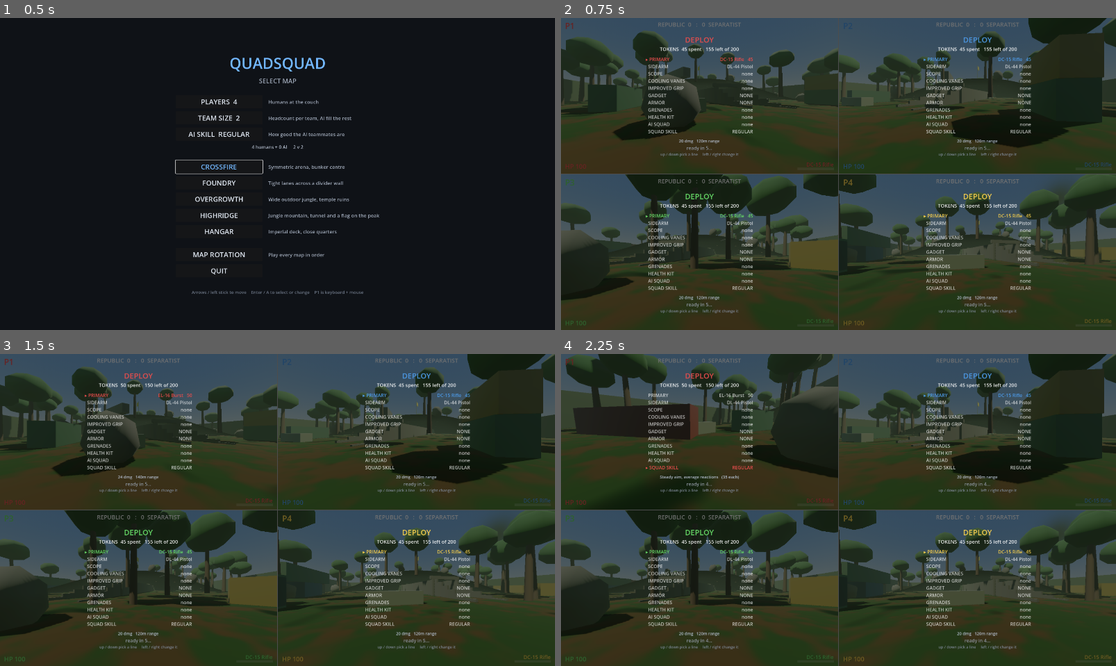
Above: before the commit, frames 1-4 (two rows, left to right).
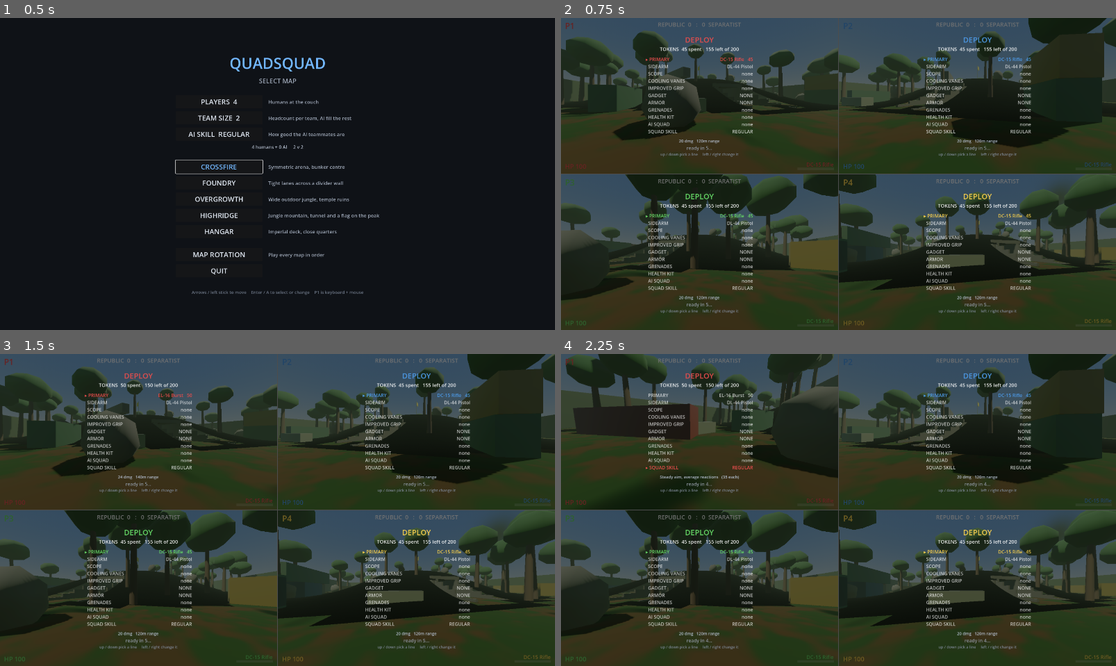
Above: after the commit, the same moments.

Repository: jstucor/quadsquad
Game: Godot game, scene res://scenes/menu.tscn
Two runs of this game, one before a commit and one after it. Both use one fixed random seed, a clock stepped at 60 frames per second and the inputs below.
Inputs (mouse positions are in pixels of both pictures, inside the frame that each line leads up to):
- Up to frame 1 (0.5 s): no input
- Up to frame 2 (0.75 s): click "HIGHRIDGE" at 0.5 s
- Up to frame 3 (1.5 s): tap Enter at 1.25 s; move the mouse to (399, 494) at 1.27 s; hold D (kb_right) from 1.28 s (still down); hold Right mouse button (kb_ads) from 1.28 s (still down); click (399, 494) at 1.42 s
- Up to frame 4 (2.25 s): tap Space (kb_jump) at 1.52, 2 s; move the mouse to (810, 510) at 2.02 s; release D (kb_right) at 2.03 s; release Right mouse button (kb_ads) at 2.03 s; hold W (kb_forward) from 2.03 s (still down); tap Ctrl (kb_crouch) at 2.1 s

Frame 1 is identical in both runs. In frame 2, 5.2% of the frame differs, in the area x 0-100%, y 20-88%; in frame 3, 5.2%; in frame 4, 4.7%.

Commit message:
Stop the mountain vanishing when you're under it
A heightfield is a one-sided skin over a hollow interior, so any camera that
gets beneath it — inside the tunnel, or in the approach cutting — had the whole
mountain culled away. Standing in the tunnel and looking up showed sky with a
boulder that sits on the hill floating in mid-air.

Two fixes rather than more geometry:
- terrain_ground.gdshader is now cull_disabled, with a FRONT_FACING branch that
  paints the underside as cave rock and flips the normal so it doesn't light as
  though it still faced the sky. (Godot forbids an early return in fragment, so
  that branch is a branchless select.)
- The tunnel gets a real slab ceiling over its covered stretch instead of using
  the mountain's underside as a roof, which also stops you staring up into the
  hollow from inside the passage.

Co-Authored-By: Claude Opus 4.8 <noreply@anthropic.com>

Diff:
--- a/godot/scripts/map_highridge.gd
+++ b/godot/scripts/map_highridge.gd
@@ -203,7 +203,22 @@
 				continue
 			var wall_h: float = minf(h, TUNNEL_CEILING)
 			_wall(Vector3(x, wall_h * 0.5, wall_z), Vector3(CELL, wall_h, 0.3), mat)
+	_build_tunnel_ceiling(mat)
 	_build_portals(mat)
+
+
+## A slab roof over the covered stretch of the corridor. Without it the tunnel's
+## ceiling is the mountain's own underside, metres above and lit from the wrong
+## side — you end up staring into the hollow hill rather than at rock.
+func _build_tunnel_ceiling(mat: Material) -> void:
+	var half := half_extents()
+	var steps := int(size / CELL)
+	for i in steps:
+		var x := -half.x + i * CELL + CELL * 0.5
+		if height_at(x, TUNNEL_Z) < TUNNEL_CEILING:
+			continue  # still open to the sky here: this is the approach cutting
+		_wall(Vector3(x, TUNNEL_CEILING + 0.15, TUNNEL_Z),
+			Vector3(CELL, 0.3, TUNNEL_HALF_WIDTH * 2.0 + 0.6), mat)
 
 
 ## A frame at each mouth, so the opening reads as an engineered tunnel rather
--- a/godot/shaders/terrain_ground.gdshader
+++ b/godot/shaders/terrain_ground.gdshader
@@ -6,11 +6,18 @@
 // exact analytic gradient at every vertex. `slope_mix` turns it off for the
 // flat base plane, which has no vertex colours of its own.
 shader_type spatial;
+// Double-sided on purpose. The terrain is a one-sided skin over a hollow hill,
+// so anywhere the camera ends up UNDER it — the tunnel, the cutting, the
+// hollow itself — the whole mountain is culled away and you see sky with the
+// boulders that sit on it floating in mid-air. Rendering both faces costs one
+// mesh's worth of extra fragments and needs no extra geometry.
+render_mode cull_disabled;
 
 uniform vec3 moss_col : source_color = vec3(0.14, 0.27, 0.11);
 uniform vec3 dirt_col : source_color = vec3(0.26, 0.20, 0.13);
 uniform vec3 rock_col : source_color = vec3(0.34, 0.33, 0.30);
 uniform vec3 deep_col : source_color = vec3(0.05, 0.11, 0.06);
+uniform vec3 cave_col : source_color = vec3(0.13, 0.12, 0.11);
 uniform vec2 uv_tiles = vec2(1.0, 1.0);
 uniform float slope_mix = 1.0;
 
@@ -41,8 +48,15 @@
 	// threshold so the transition breaks up instead of reading as a contour.
 	float rock = smoothstep(0.30, 0.74, steep + (n - 0.5) * 0.28);
 	col = mix(col, rock_col * (0.82 + n * 0.36), rock);
+	// Seen from beneath — the tunnel roof — it's bare rock, and the normal has to
+	// be flipped or the underside lights as though it still faced the sky.
+	// (Godot forbids an early `return` in fragment, so this is a branchless
+	// select rather than a guard clause.)
+	float under = FRONT_FACING ? 0.0 : 1.0;
+	NORMAL = mix(NORMAL, -NORMAL, under);
+	col = mix(col, cave_col * (0.75 + vnoise(uv * 2.1) * 0.5), under);
 	ALBEDO = col;
 	METALLIC = 0.0;
-	ROUGHNESS = mix(0.95, 0.72, rock);
+	ROUGHNESS = mix(mix(0.95, 0.72, rock), 0.95, under);
 	SPECULAR = 0.15;
 }
Not shown, changed: CLAUDE.md
Not shown, changed: README.md
